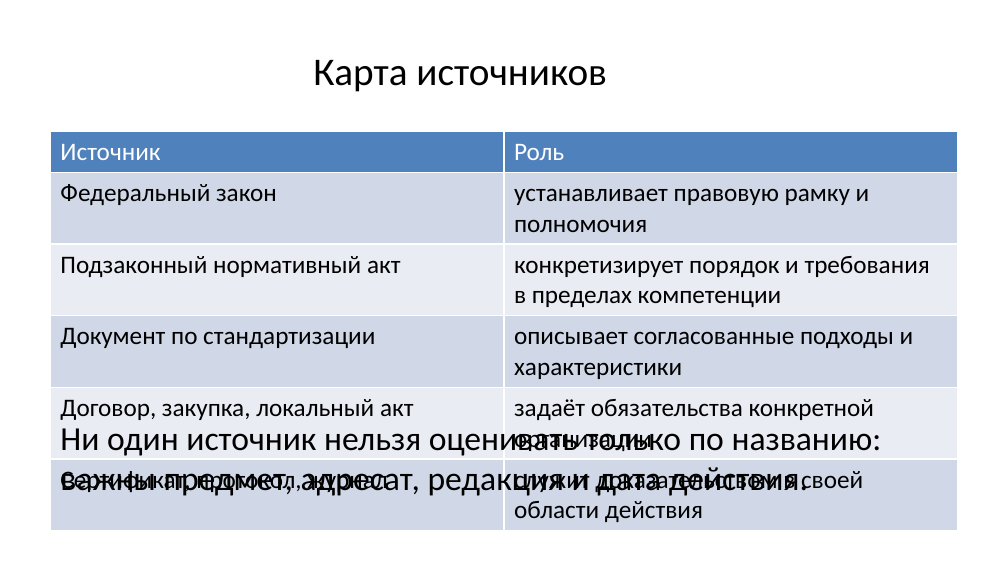
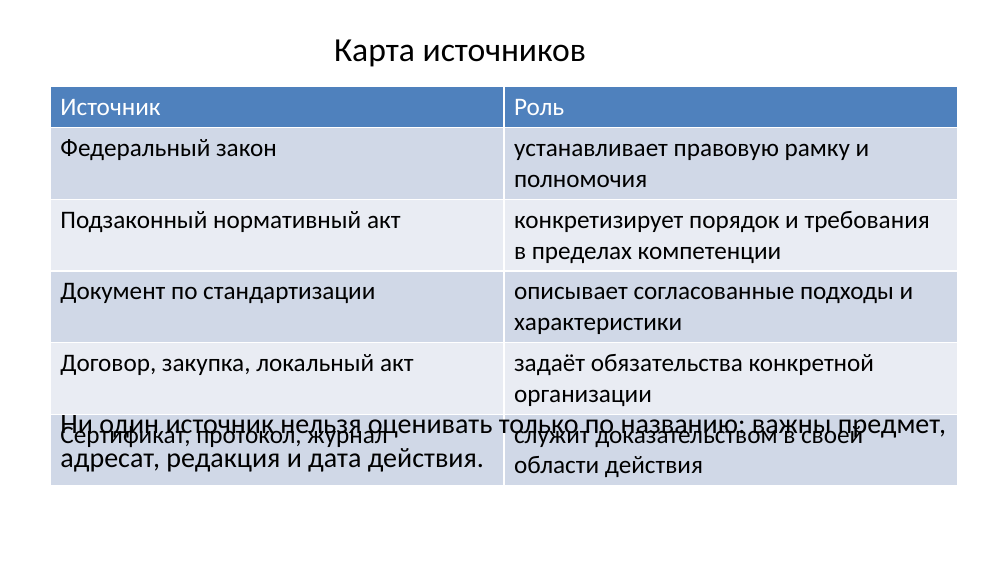
Before and after one commit to arasskazov/IFTIS-KII-2026, a slide deck: slide 3 of Lec_1_Модуль 1_1_Слайд-конспект.pptx. Drawn at 1008x567 pixels with LibreOffice and Linux fonts; fonts in the diff are those of the drawing; background and template pictures are left out. Boxes give left, top, right and bottom in pixels: in the first picture for what was removed or moved away, otherwise in the second. Text is boxed around its words. In the diff, an @@ line names an element or a change of style, - is before the commit and + after.

```diff
--- a/Lec_1_Модуль 1_1_Слайд-конспект.pptx
+++ b/Lec_1_Модуль 1_1_Слайд-конспект.pptx
@@ title "Карта источников" at (334,39,586,67): size 28 to 24 pt @@
@@ table: place and size @@
-table at (50,132,958,526)
+table at (50,87,958,481)
@@ text "Ни один источник нельзя оценивать ...": place and size @@
-text "Ни один источник нельзя оценивать ..." at (60,428,882,499)
+text "Ни один источник нельзя оценивать ..." at (60,410,946,472)
@@ text "Ни один источник нельзя оценивать ..." at (60,410,946,472): size 24 to 20 pt @@
```
Also in this commit, not shown: 11 other slides changed, 1 slide added.
